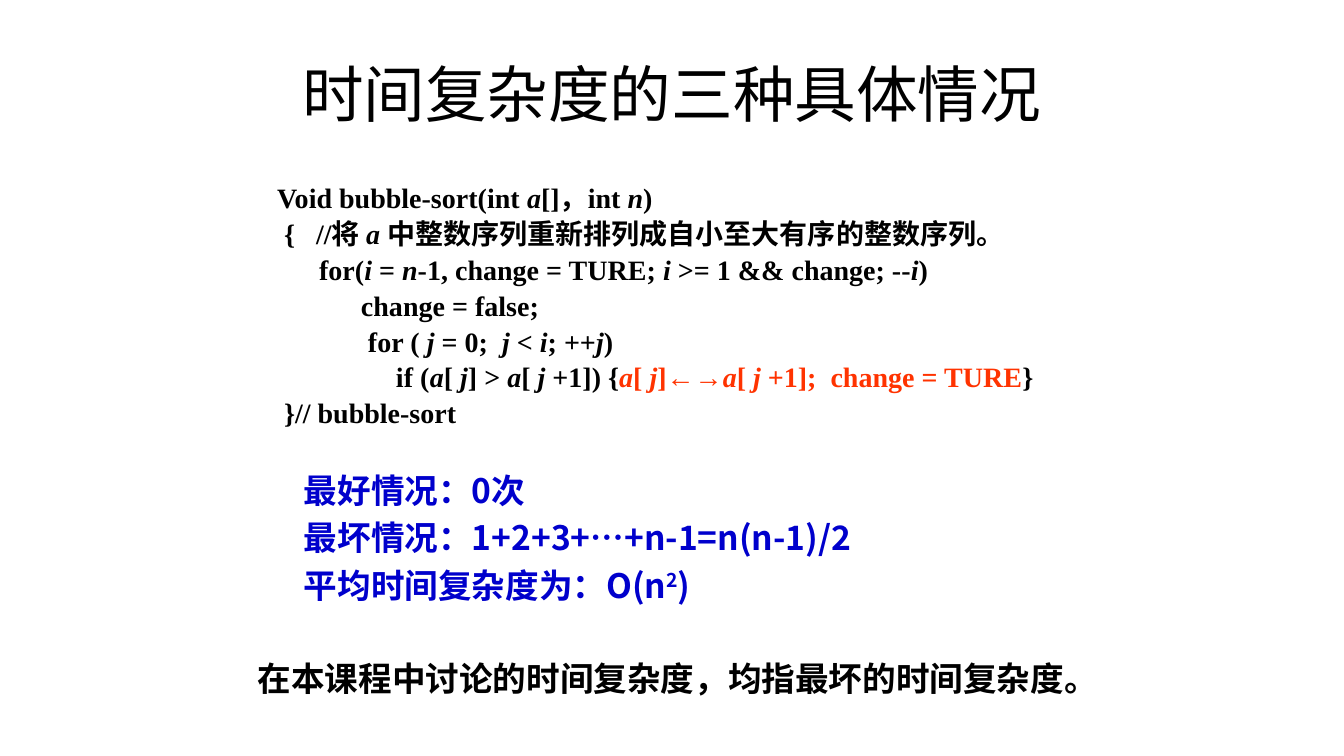
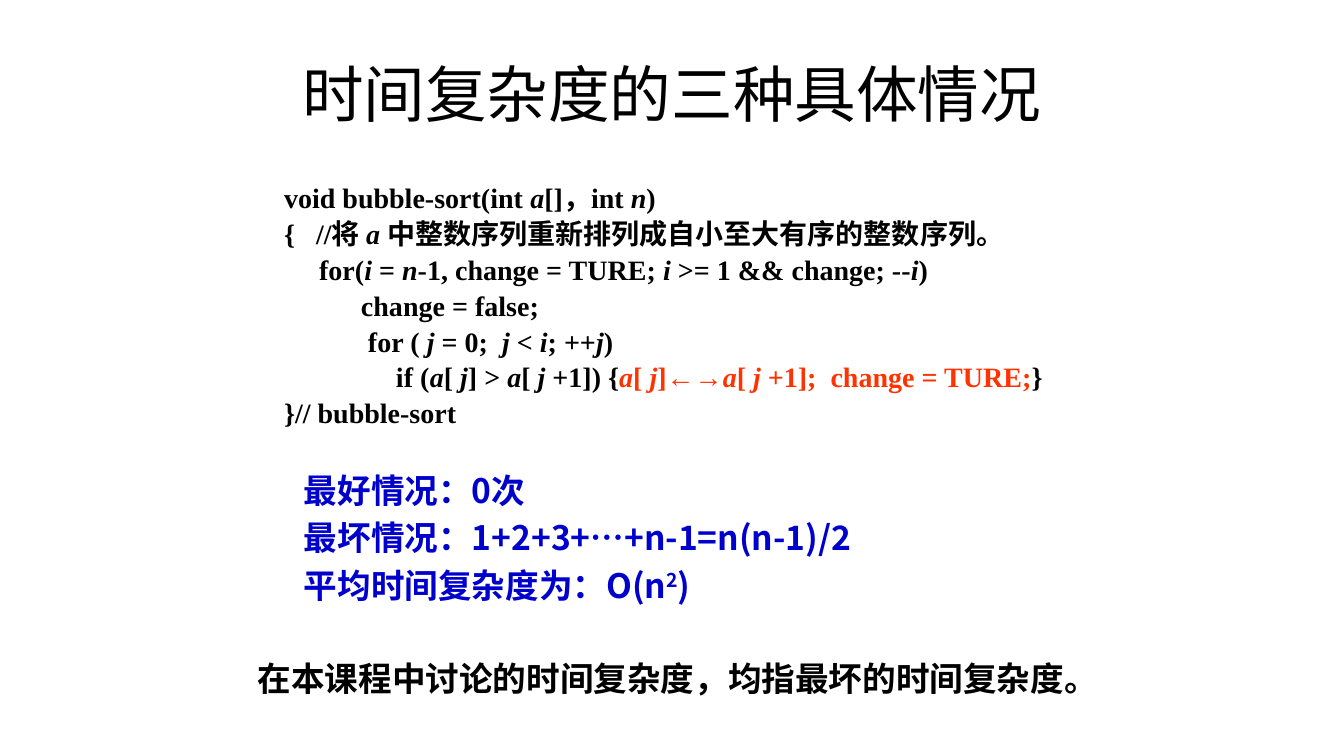
Before and after one commit to Gempittance/Data_Structur_Build, a slide deck: slide 42 of 数据结构PPT/ds1.pptx. Drawn at 1344x756 pixels with LibreOffice and Linux fonts; fonts in the diff are those of the drawing. Boxes give left, top, right and bottom in pixels: in the first picture for what was removed or moved away, otherwise in the second. Text is boxed around its words. In the diff, an @@ line names an element or a change of style, - is before the commit and + after.

```diff
--- a/数据结构PPT/ds1.pptx
+++ b/数据结构PPT/ds1.pptx
@@ text at (284,188,656,214): text changed @@
-Void bubble-sort(int a[]，int n)
+void bubble-sort(int a[]，int n)
@@ text at (396,367,1043,393): text changed @@
-if (a[ j] > a[ j +1]) {a[ j]←→a[ j +1]; change = TURE}
+if (a[ j] > a[ j +1]) {a[ j]←→a[ j +1]; change = TURE;}
```
Also in this commit, not shown: 9 other slides changed, 1 slide added.
